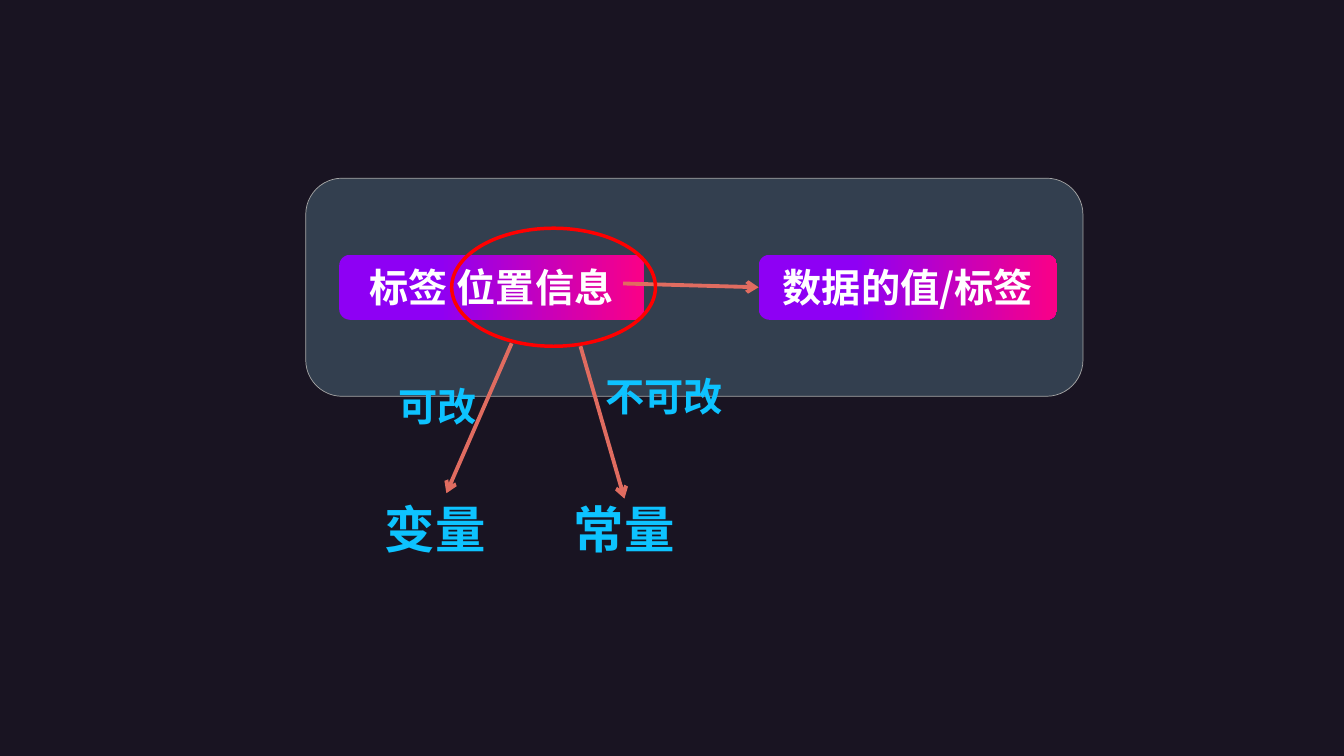
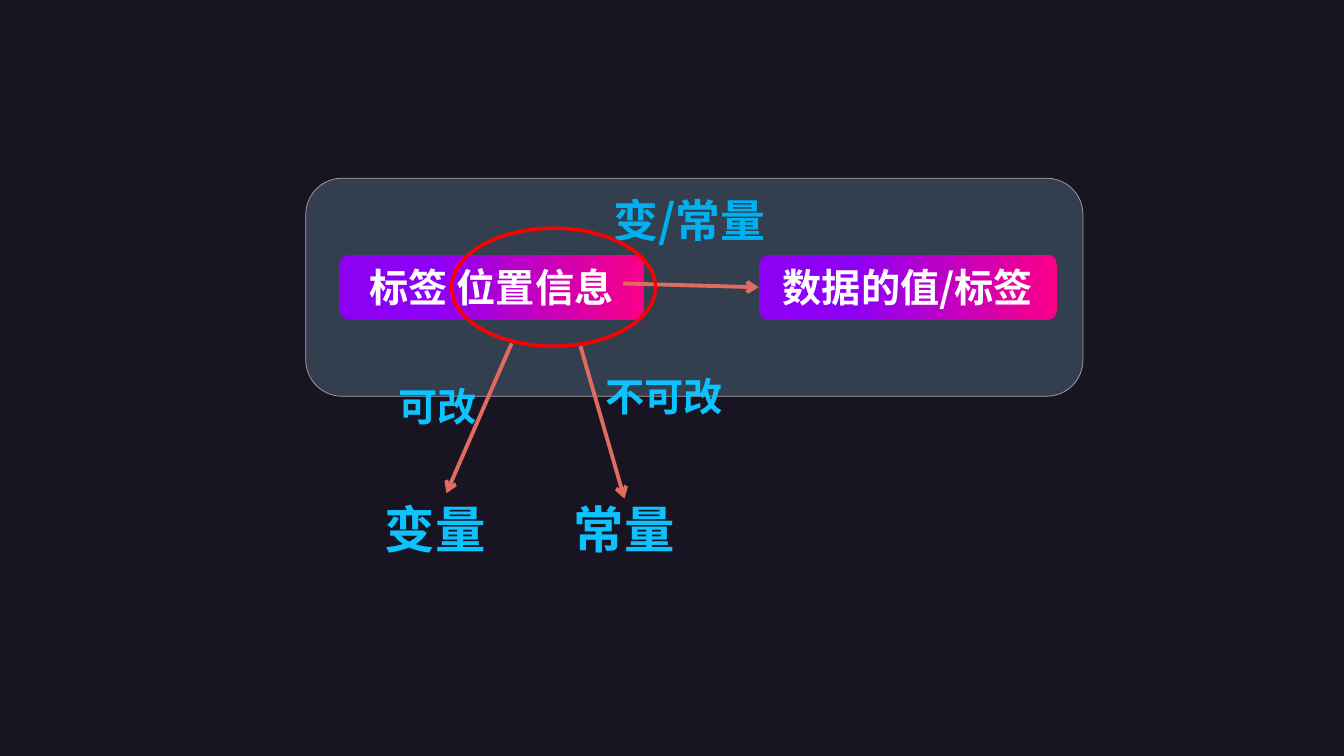
Before and after one commit to code-tutorial/ECMAScript, a slide deck: slide 4 of JavaScript 基础知识/01-变量/Variables.pptx (slide 2 before the commit). Drawn at 1344x756 pixels with LibreOffice and Linux fonts; fonts in the diff are those of the drawing. Boxes give left, top, right and bottom in pixels: in the first picture for what was removed or moved away, otherwise in the second. Text is boxed around its words. In the diff, an @@ line names an element or a change of style, - is before the commit and + after.

```diff
--- a/JavaScript 基础知识/01-变量/Variables.pptx
+++ b/JavaScript 基础知识/01-变量/Variables.pptx
@@ text in rounded rectangle at [613,198,765,249]: text added @@
+变/常量
```
Also in this commit, not shown: 4 slides added.
